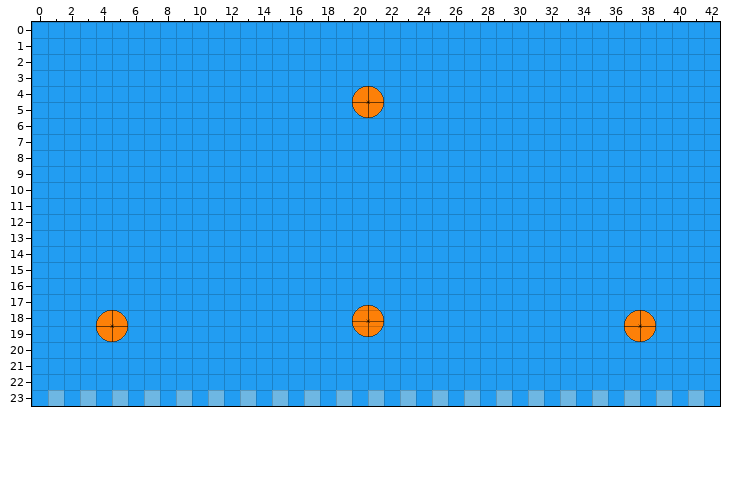
Level history. Tiled map: ProjectArcade/GXPEngine2023c/GXPEngine/bin/Debug/testing.tmx. This is how it looked before the edit.
Cells are 32x32 px. Shown: x 0..42, y 0..23.
New version:
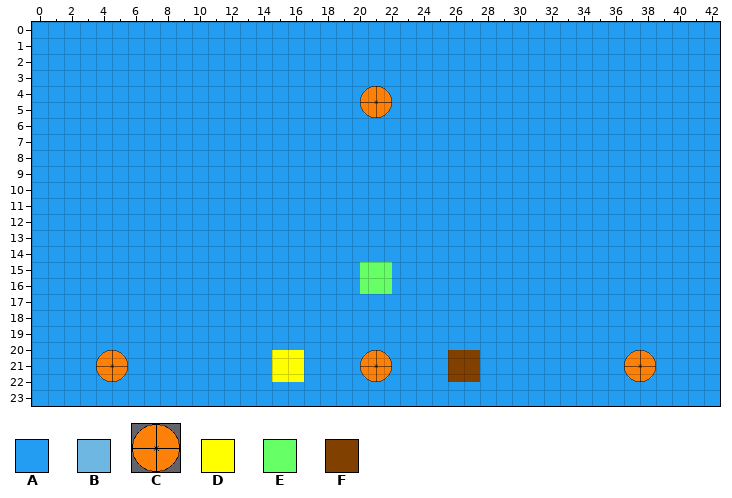
Key: from "1": A 0, B 162; from "circle": C 0; from "colors": D 0, E 1, F 3.
_ is an empty cell.
Objects are placed by their top-left corner, in cells (3,4 is the top-left corner of cell 3,4); size is 1x1 cell unless given.
Tiles replaced or removed in this view: B.
What changed:
Changed rows in their new state; . is an unchanged cell.
Layer "Tile Layer 1":
first column x 1:
23 A.A.A.A.A.A.A.A.A.A.A.A.A.A.A.A.A.A.A.A.A
Layer "Player":
added: C "Player" at 20.5,20.5 size 2x2
removed: C "Player" at 20,17.7 size 2x2
Layer "Enemies":
added: C "Enemy" at 20.5,4 size 2x2
added: C "Enemy" at 37,20.5 size 2x2
added: C "Enemy" at 4,20.5 size 2x2
removed: C "Enemy" at 20,4 size 2x2
removed: C "Enemy" at 4,18 size 2x2
removed: C "Enemy" at 37,18 size 2x2
Layer "Blocks" (added):
added: E "Button" at 20.5,15 size 2x2
added: D "Button" at 15,20.5 size 2x2
added: F "Button" at 26,20.5 size 2x2
